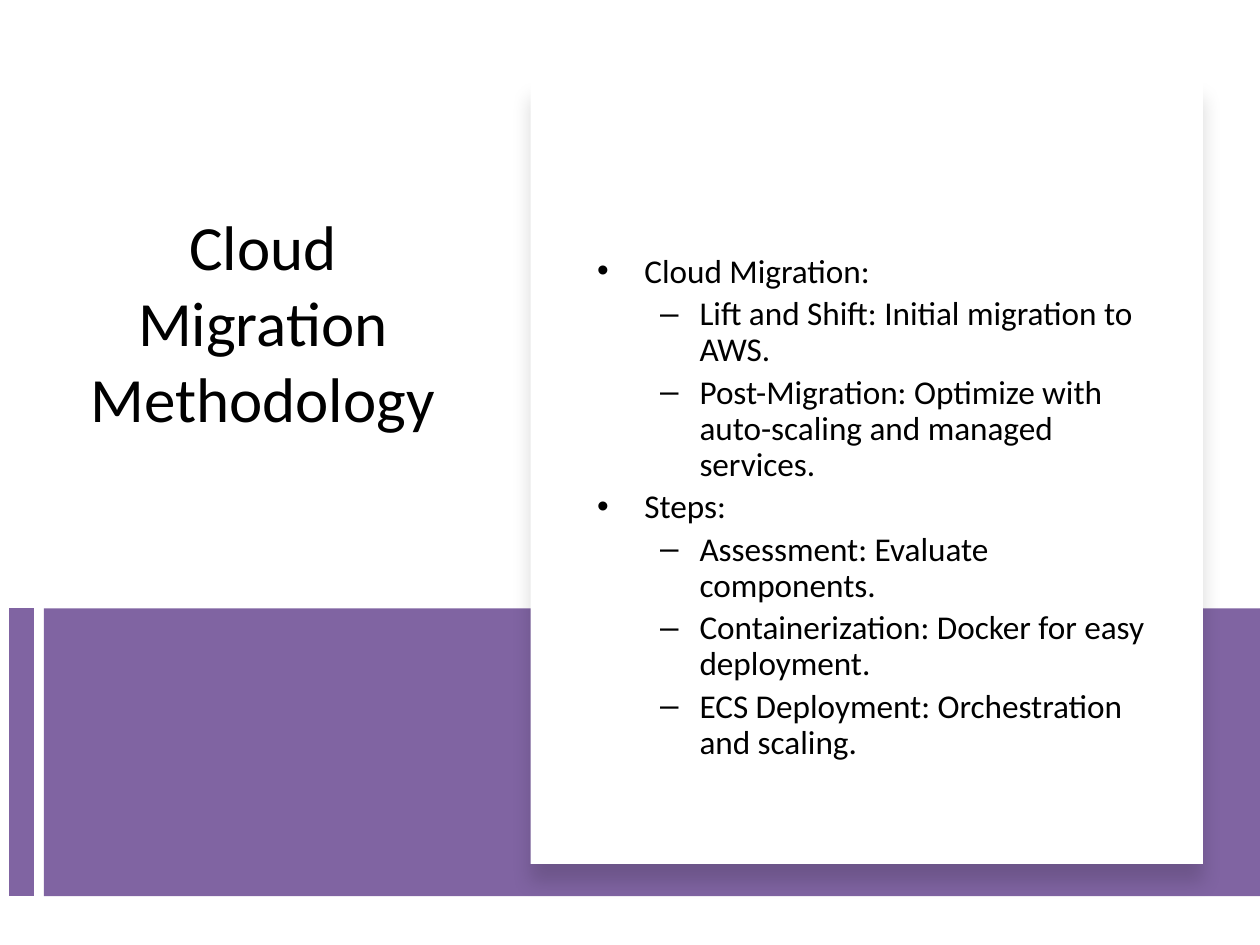
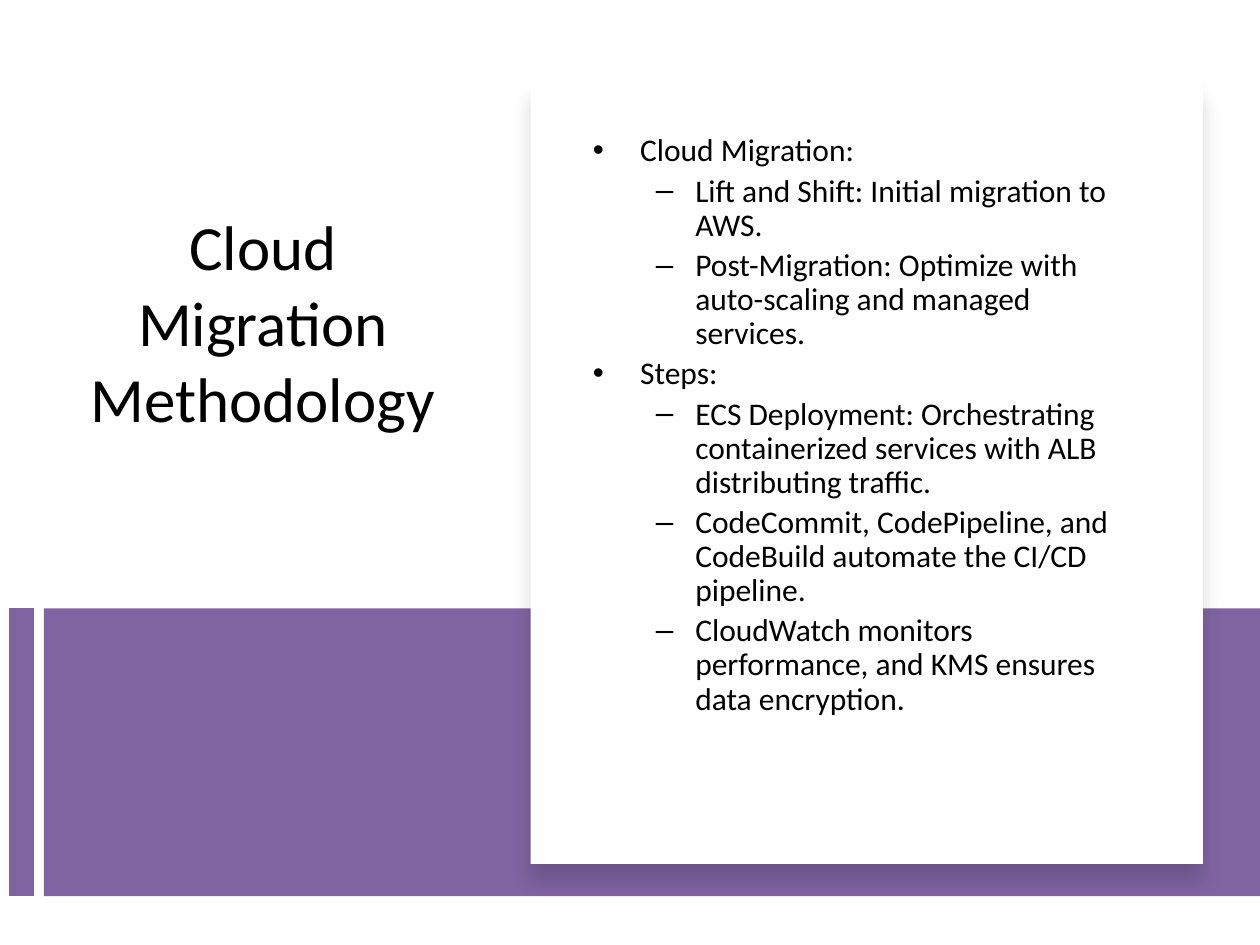
Before and after one commit to sanafe/master-2-thesis, a slide deck: slide 9 of ppt/presentation-m2-sana-alinia-29-08-2024.pptx. Drawn at 1260x945 pixels with LibreOffice and Linux fonts; fonts in the diff are those of the drawing. Boxes give left, top, right and bottom in pixels: in the first picture for what was removed or moved away, otherwise in the second. Text is boxed around its words. In the diff, an @@ line names an element or a change of style, - is before the commit and + after.

```diff
--- a/ppt/presentation-m2-sana-alinia-29-08-2024.pptx
+++ b/ppt/presentation-m2-sana-alinia-29-08-2024.pptx
@@ text "Cloud Migration:": place and size @@
-text "Cloud Migration:" at [644,260,1144,760]
+text "Cloud Migration:" at [640,139,1108,715]
@@ text at [640,139,1106,389]: size 19 to 18 pt in "Cloud Migration:", "Lift and Shift: Initial migration to AWS.", "Post-Migration: Optimize with auto-scaling and managed servi ...", "Steps:" @@
@@ text at [695,403,1108,715]: text changed; size 19 to 18 pt @@
-  – Assessment: Evaluate components.
-  – Containerization: Docker for easy deployment.
-  – ECS Deployment: Orchestration and scaling.
+  – ECS Deployment: Orchestrating containerized services with ALB distributing traffic.
+  – CodeCommit, CodePipeline, and CodeBuild automate the CI/CD pipeline.
+  – CloudWatch monitors performance, and KMS ensures data encryption.
```
Also in this commit, not shown: 7 other slides changed, 1 other file.
